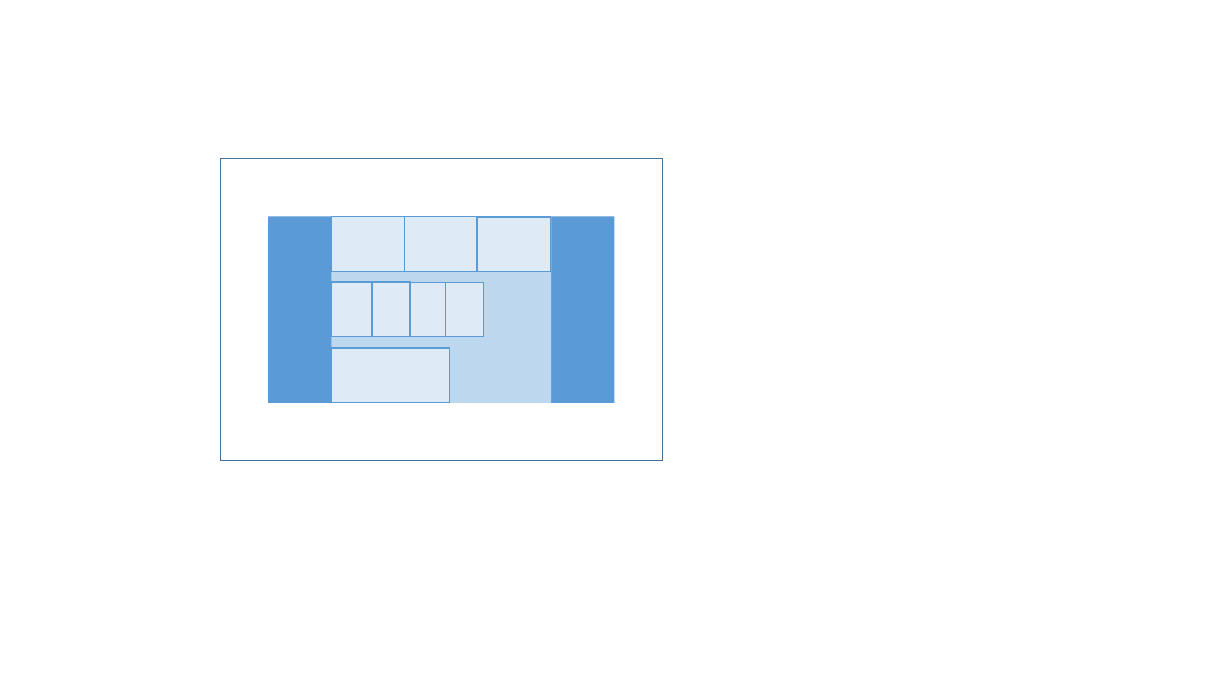
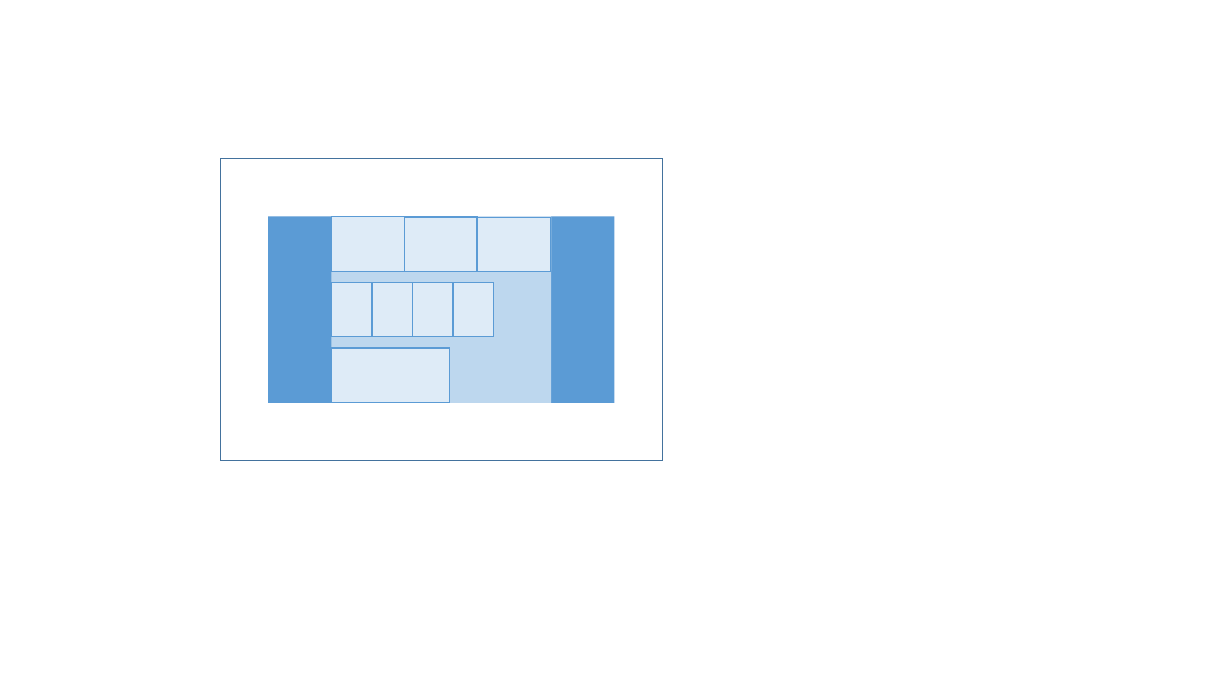
Before and after one commit to zew/go-questionnaire, a slide deck: slide 3 of static/img/doc/pics.pptx. Drawn at 1232x693 pixels with LibreOffice and Linux fonts; fonts in the diff are those of the drawing. Boxes give left, top, right and bottom in pixels: in the first picture for what was removed or moved away, otherwise in the second. Text is boxed around its words. In the diff, an @@ line names an element or a change of style, - is before the commit and + after.

```diff
--- a/static/img/doc/pics.pptx
+++ b/static/img/doc/pics.pptx
@@ rectangle: place and size @@
-rectangle at box(409, 282, 446, 336)
+rectangle at box(412, 283, 453, 337)
@@ rectangle: place and size @@
-rectangle at box(446, 282, 484, 336)
+rectangle at box(453, 283, 494, 337)
```
Also in this commit, not shown: 1 other slide changed, 5 other files.
